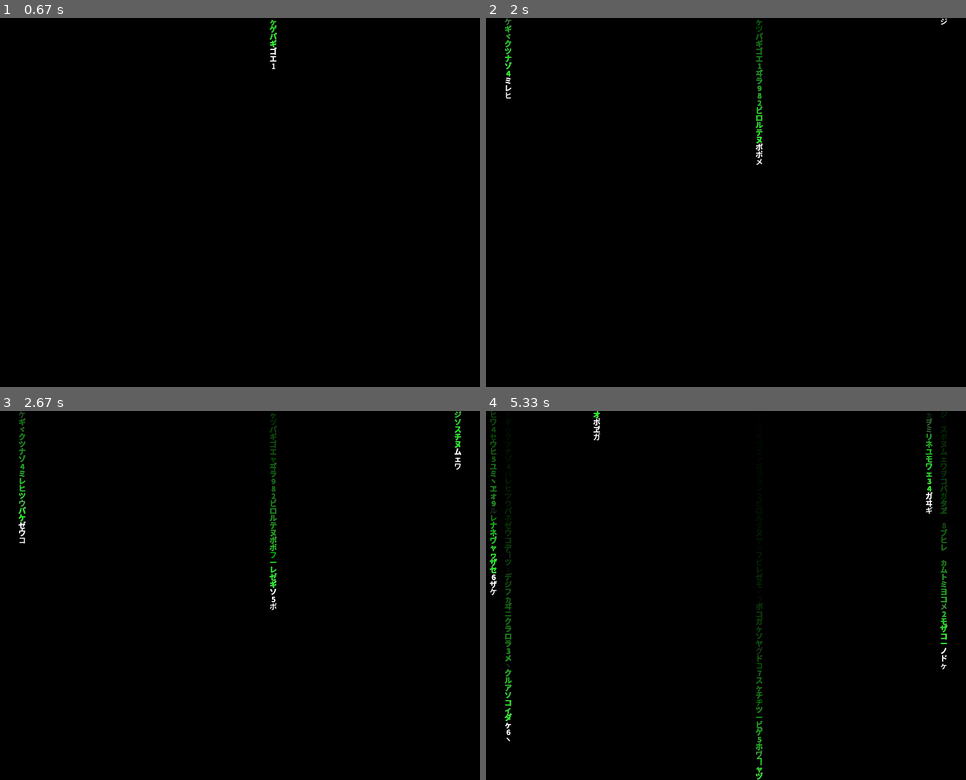
Above: before the commit, frames 1-4 (two rows, left to right).
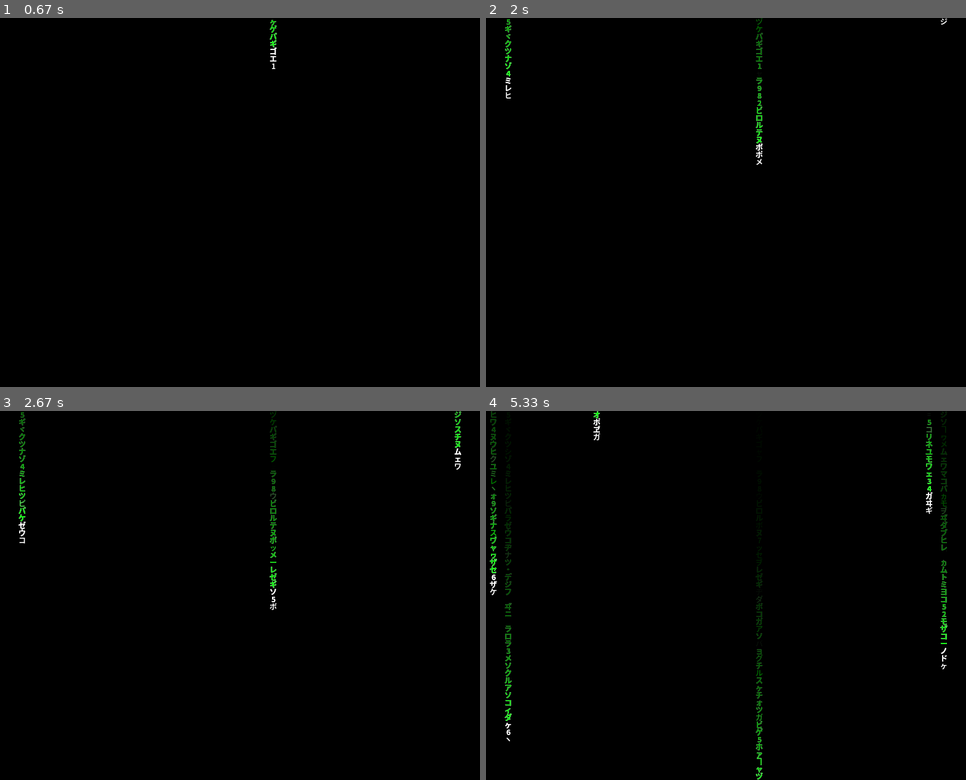
Above: after the commit, the same moments.

Repository: arnaldoquinones/lluvia_matrix
Game: pygame game, started from codigo_completo/lluvia_matrix.py
Same seed, same stepped clock (60 frames per second), same inputs: the game is played once before the commit and once after it.
Inputs:
- Up to frame 1 (0.67 s): no input
- Up to frame 2 (2 s): no input
- Up to frame 3 (2.67 s): no input
- Up to frame 4 (5.33 s): no input

Frame 1 is identical in both runs. In frame 2, less than 0.1% of the frame differs, in the area x 3-58%, y 0-16%; in frame 3, 0.1%; in frame 4, 0.5%, in the area x 0-97%, y 0-94%.

Commit message:
lluvia_matrix_reloaded

Diff:
--- a/codigo_completo/lluvia_matrix.py
+++ b/codigo_completo/lluvia_matrix.py
@@ -69,7 +69,7 @@
             screen.blit(char_surf, char_rect)
 
         # Mutación
-        if random.random() > 0.4:
+        if random.random() > 0.2:
             mut_offset = random.randint(4, 30)
             target_x, target_y = i * FONT_SIZE + FONT_SIZE // 2, (drops[i] - mut_offset) * FONT_SIZE + FONT_SIZE // 2
             if 0 <= target_y < HEIGHT:
